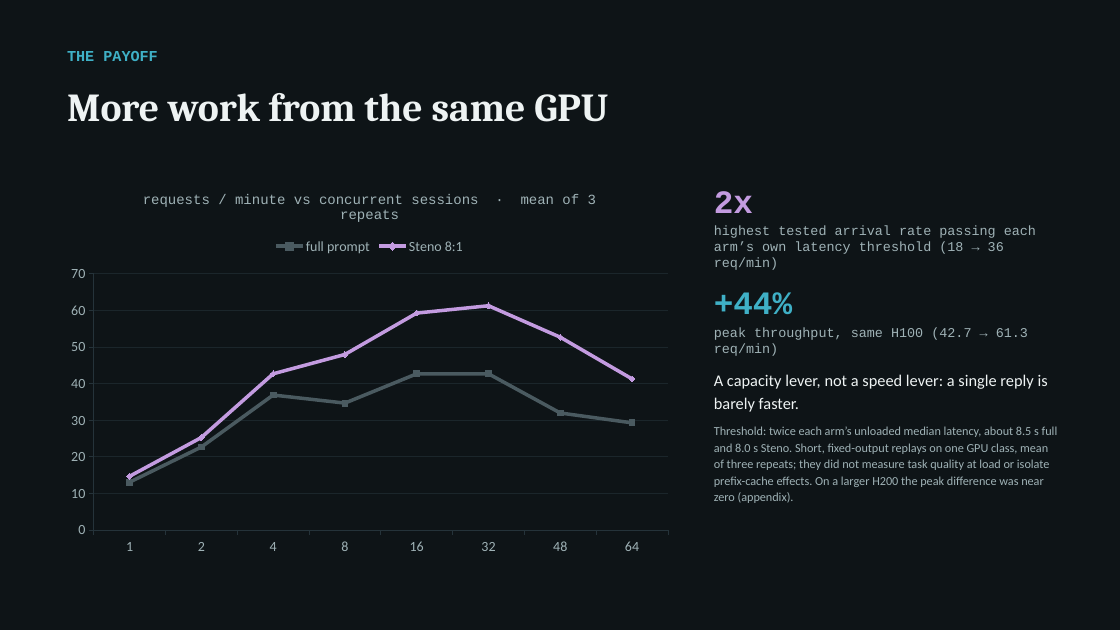
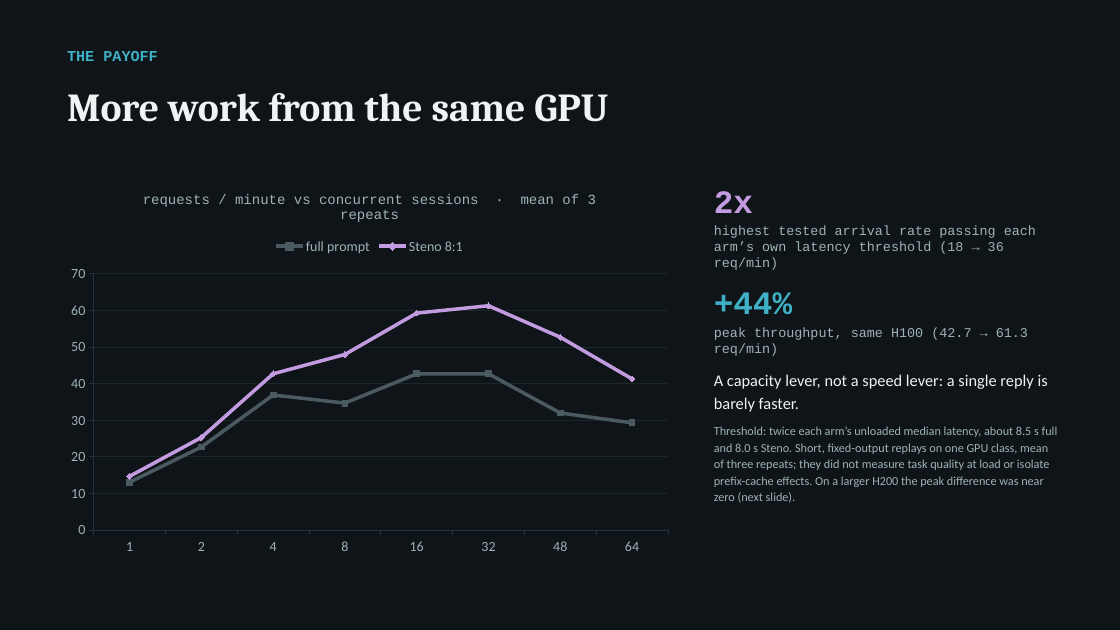
Before and after one commit to arunmenon/gisting-coding-agent, a slide deck: slide 7 of Gisting-CTO-deck.pptx (slide 6 before the commit). Drawn at 1120x630 pixels with LibreOffice and Linux fonts; fonts in the diff are those of the drawing. Boxes give left, top, right and bottom in pixels: in the first picture for what was removed or moved away, otherwise in the second. Text is boxed around its words. In the diff, an @@ line names an element or a change of style, - is before the commit and + after.

Commit message:
Deck: add 'What Steno is made of' (span analysis, trainer, proxy, evaluation, auto loop) and an H200 results slide; align loop wording with the paper

```diff
--- a/Gisting-CTO-deck.pptx
+++ b/Gisting-CTO-deck.pptx
@@ text at [714, 426, 1058, 503]: text changed @@
-Threshold: twice each arm’s unloaded median latency, about 8.5 s full and 8.0 s Steno. Short, fixed-output replays on one GPU class, mean of three repeats; they did not measure task quality at load or isolate prefix-cache effects. On a larger H200 the peak difference was near zero (appendix).
+Threshold: twice each arm’s unloaded median latency, about 8.5 s full and 8.0 s Steno. Short, fixed-output replays on one GPU class, mean of three repeats; they did not measure task quality at load or isolate prefix-cache effects. On a larger H200 the peak difference was near zero (next slide).
```
Also in this commit, not shown: 2 other slides changed, 2 slides added, 3 other files.
